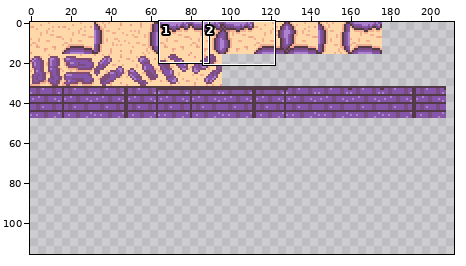
Edited in one commit: pixel-art file (raw_content/TileSheet.aseprite). The first picture is a wide view before the edit; the outline marks the close-up.
Close-up. Before the edit:
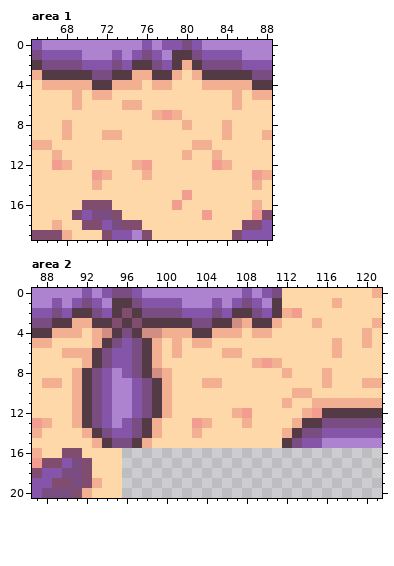
512x512 pixels, 1 frame. Shown: area 1: x 65..88, y 0..19; area 2: x 87..121, y 0..20. The wide view leaves out empty margins. The commit also changed other parts of the picture, which this record leaves out.
New version:
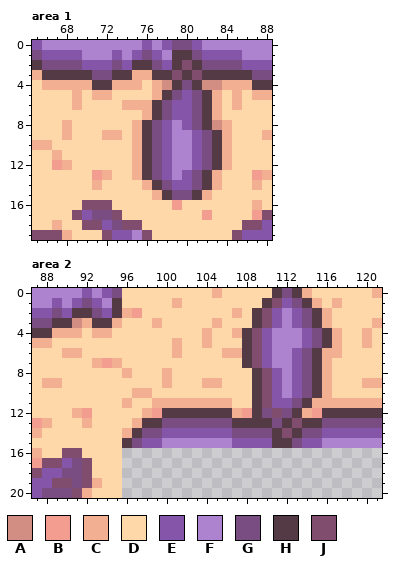
Palette (. is transparent): A #d38e84  B #f39d91  C #f2af92  D #ffd8a9  E #8455a9  F #ad82cf  G #794d81  H #533a44  J #814d6e
The edit:
--- area 1
@@ x 73..86 @@
- 0 FFFEFEEGEFFFFF
+ 0 FFFEFEGGEFFFFF
  1 EFEGEFHHGEEEEF
- 2 GEHHGEHCHGGGGE
- 3 HHCCHHCDCHHHHH
- 4 CCCDCCDDDCCCCC
- 5 DDDDDDDDDDDDCD
- 6 DCCDDDDDDDDDCD
- 7 DDDDCBCDDDDDDD
- 8 DDDDDDDCDDDCDD
- 9 CDDDDDDDDDDCDD
-10 DDDDDDDDCCDDDD
-11 DDDDDDDCDDCDDD
-12 DDCBDDDDDDBCDD
-13 DDDCDDDDDDDDDD
-14 DDDDDDDDDDDDDD
-15 DDDDDDDBDDDDDD
+ 2 GEHHGEHJHGGGGE
+ 3 HHCCHHJHJHHHHH
+ 4 CCCDCAHGHAACCC
+ 5 DDDDCHGEGHCDCD
+ 6 DCCCHGEEGHCDCD
+ 7 DDDCHGEEGHCDDD
+ 8 DDCHGEFEGHACDD
+ 9 CDCHGEFFEGHCDD
+10 DDCHGEFFEGHCDD
+11 DDCHGEFFEGHCDD
+12 DDCHGEFFEGHCDD
+13 DDCHGEFEGHCDDD
+14 DDDCHGEEGHCDDD
+15 DDDDCHGGHCDDDD
 16 DDDDDDBDDDDDDD
--- area 2
@@ x 87..121 @@
- 0 FFFFFEFEGGEFFFFFFFFFFEFEGDDDDDDDDDC
- 1 FFEFEGEFHHGEEEEFFFEFEGEFHDDDDDCDDDD
- 2 EEGEHHGEHJHGGGGEEEGEHHGEHCBDDDDDDDD
- 3 GGHHCCHHJHJHHHHHGGHHACHHCDDDCDDDDDC
- 4 HHCCCDCAHGHAACCCHHCCCDCCDDDDDDDDDCD
- 5 CCDDDDCHGEGHCDCDCCDDDDDDDDDDDDCDDCD
- 6 DDDCCCHGEEGHCDCDDDDCCDDDDDDDDDCDDDD
- 7 DDDDDCHGEEGHCDDDDDDDDDCBCDDDDDDDDDD
- 8 DDDDCHGEFEGHACDDDDDDDDDDDCDDDCDDDDD
- 9 DCCDCHGEFFEGHCDDDCCDDDDDDDDDDCDDDCC
-10 DDDDCHGEFFEGHCDDDDDDDDDDDDCCDDDDDDD
-11 DDDDCHGEFFEGHCDDDDDDDDDDDCDDCCCCCCC
-12 DDDDCHGEFFEGHCDDDDDDCBDDDDDCBHHHHHH
-13 BCDDCHGEFEGHCDDDBCDDDCDDDDCHHGGGGGG
-14 CDDDDCHGEEGHCDDDCDDDDDDDDCHGGEEEEEE
-15 DDDDDDCHGGHCDDDDDDDDDDDDDHGEEFFFFFF
+ 0 FFFFFEFEGDDDDDDDDDCDDDDDHGHCDDDDDDC
+ 1 FFEFEGEFHDDDDDCDDDDDDDDHJEGHCDCDDDD
+ 2 EEGEHHGEHCBDDDDDDDDDCDHJEFEGHCDDDDD
+ 3 GGHHACHHCDDDCDDDDDCDDDHJEFEGHCDDDDC
+ 4 HHCCCDCCDDDDDDDDDCDDCHJEFFFEGHCDDCD
+ 5 CCDDDDDDDDDDDDCDDCDDDHJEFFFEGHCDDCD
+ 6 DDDCCDDDDDDDDDCDDDDCCHJEFFEGHCCDDDD
+ 7 DDDDDDCBCDDDDDDDDDDDDHJEFFEGHCDDDDD
+ 8 DDDDDDDDDCDDDCDDDDDDDDHJEFEGHCDDDDD
+ 9 DCCDDDDDDDDDDCDDDCCDDDHJEFEGHCDDDCC
+10 DDDDDDDDDDCCDDDDDDDDDDHJEFEGHCDDDDD
+11 DDDDDDDDDCDDCCCCCCCCDDHJEEGHCCCCCCC
+12 DDDDCBDDDDDCBHHHHHHHCBHGJGHCBHHHHHH
+13 BCDDDCDDDDCHHGGGGGGGHHHHGHJHHGGGGGG
+14 CDDDDDDDDCHGGEEEEEEEGGGGHJHGGEEEEEE
+15 DDDDDDDDDHGEEFFFFFFFEEEEHHGEEFFFFFF
 16 CDDJJDDDD..........................
